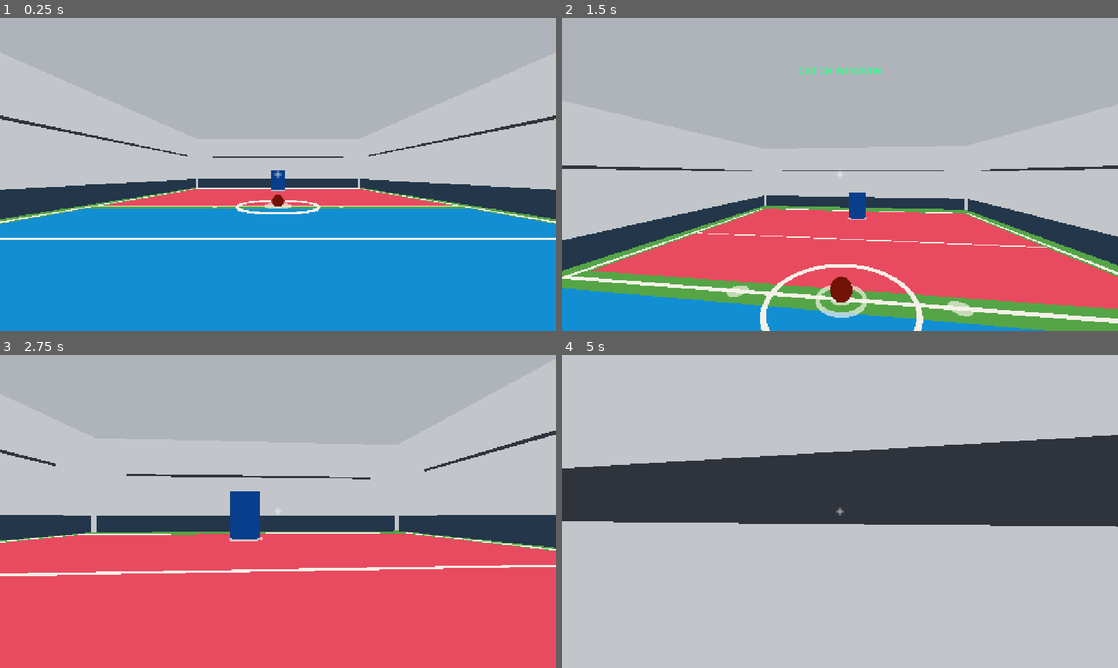
Above: before the commit, frames 1-4 (two rows, left to right).
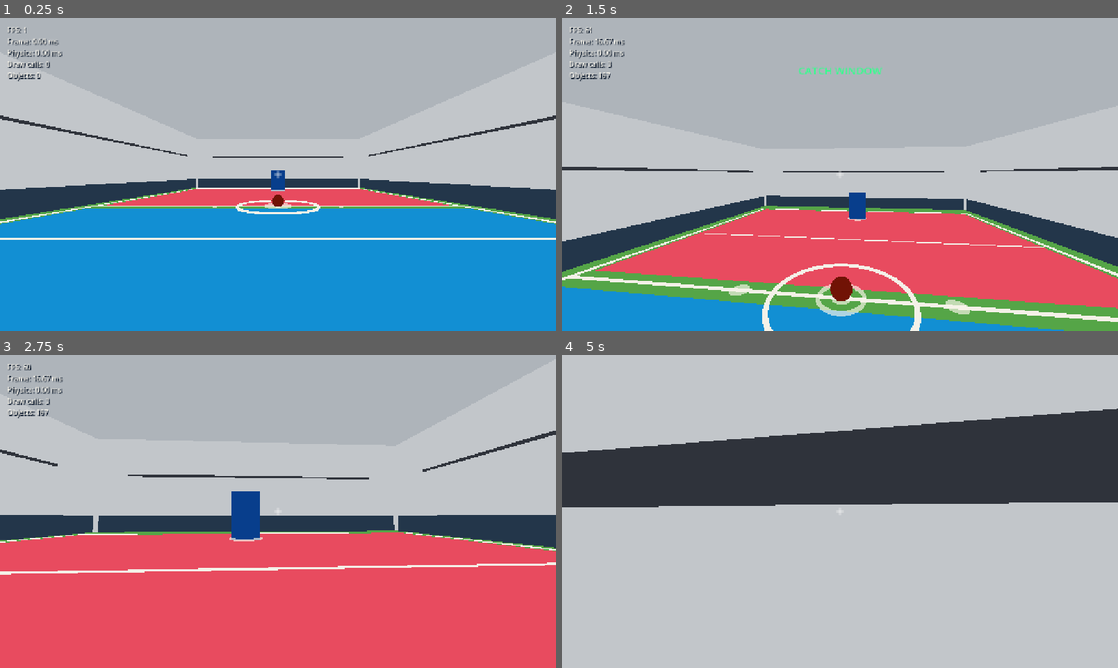
Above: after the commit, the same moments.

Repository: copley/dodgeball-fps
Game: Godot game, scene res://scenes/main.tscn
Same seed, same stepped clock (60 frames per second), same inputs: the game is played once before the commit and once after it.
Inputs (mouse positions are in pixels of both pictures, inside the frame that each line leads up to):
- Up to frame 1 (0.25 s): no input
- Up to frame 2 (1.5 s): tap Enter at 0.5 s; move the mouse to (867, 174) at 0.52 s; hold Space (jump) 0.53-1.28 s; hold W (move_forward) from 0.53 s (still down); move the mouse to (812, 174) at 1.27 s; right-click (812, 174) at 1.35 s
- Up to frame 3 (2.75 s): keep holding W (move_forward); tap Space (jump) at 1.52, 1.55, 1.82, 2.3 s; move the mouse to (289, 505) at 2.02 s; hold Ctrl (crouch) from 2.03 s (still down)
- Up to frame 4 (5 s): keep holding W (move_forward); move the mouse to (834, 517) at 2.77 s; release Ctrl (crouch) at 2.78 s; tap E (pickup_ball) at 2.85 s; tap Space (jump) at 3.02, 3.05, 3.32, 3.77, 3.8, 4.07, 4.52, 4.55, 4.82 s; move the mouse to (878, 514) at 3.52 s; hold Shift (sprint) 3.53-4.28 s; tap F3 (toggle_performance, bound only after the commit) at 4.15 s; move the mouse to (795, 508) at 4.27 s; click (795, 508) at 4.35 s

The runs differ from the first frame. In frame 1, 0.4% of the frame differs, in the area x 1-12%, y 2-21%; in frame 2, 3.6%; in frame 3, 1.9%; in frame 4, 13%, in the area x 0-100%, y 17-55%.

Commit message:
perf: add motion smoothing diagnostics

Diff:
--- a/project.godot
+++ b/project.godot
@@ -80,10 +80,15 @@
 "deadzone": 0.5,
 "events": [Object(InputEventKey,"physical_keycode":4194305)]
 }
+toggle_performance={
+"deadzone": 0.5,
+"events": [Object(InputEventKey,"physical_keycode":4194334)]
+}
 
 [physics]
 
 3d/physics_engine="Jolt Physics"
+common/physics_interpolation=true
 
 [rendering]
 
--- a/scenes/main.tscn
+++ b/scenes/main.tscn
@@ -117,6 +117,18 @@
 text = "DODGE RECHARGING"
 horizontal_alignment = 1
 
+[node name="PerformanceDiagnostics" type="Label" parent="UI"]
+offset_left = 16.0
+offset_top = 16.0
+offset_right = 248.0
+offset_bottom = 112.0
+theme_override_colors/font_color = Color(0.957, 0.945, 0.91, 1)
+theme_override_colors/font_shadow_color = Color(0.08, 0.13, 0.2, 0.9)
+theme_override_constants/shadow_offset_x = 2
+theme_override_constants/shadow_offset_y = 2
+theme_override_font_sizes/font_size = 16
+text = "PERFORMANCE"
+
 [node name="PauseOverlay" type="ColorRect" parent="UI"]
 visible = false
 process_mode = 3
@@ -193,7 +205,7 @@
 layout_mode = 2
 theme_override_colors/font_color = Color(0.957, 0.945, 0.91, 1)
 theme_override_font_sizes/font_size = 19
-text = "WASD — Move\nMouse — Aim / Look\nShift — Sprint\nCtrl — Crouch\nSpace — Jump\nLeft Mouse — Charge / Throw\nRight Mouse — Timed Catch\nE — Pick Up / Interact\nQ — Dodge Left\nF — Dodge Right\nR — Restart Round\nEscape — Pause Menu"
+text = "WASD — Move\nMouse — Aim / Look\nShift — Sprint\nCtrl — Crouch\nSpace — Jump\nLeft Mouse — Charge / Throw\nRight Mouse — Timed Catch\nE — Pick Up / Interact\nQ — Dodge Left\nF — Dodge Right\nR — Restart Round\nF3 — Performance Overlay\nEscape — Pause Menu"
 
 [node name="Back" type="Button" parent="UI/PauseOverlay/ControlsPanel"]
 custom_minimum_size = Vector2(0, 48)
--- a/scripts/ball.gd
+++ b/scripts/ball.gd
@@ -148,6 +148,7 @@
 	collision_layer = PHYSICAL_COLLISION_LAYER
 	collision_mask = PHYSICAL_COLLISION_MASK
 	global_transform = spawn_transform
+	reset_physics_interpolation()
 	linear_velocity = Vector3.ZERO
 	angular_velocity = Vector3.ZERO
 	freeze = false
--- a/scripts/main.gd
+++ b/scripts/main.gd
@@ -10,6 +10,7 @@
 @onready var round_result_label: Label = $UI/RoundResult
 @onready var catch_feedback_label: Label = $UI/CatchFeedback
 @onready var dodge_feedback_label: Label = $UI/DodgeFeedback
+@onready var performance_diagnostics_label: Label = $UI/PerformanceDiagnostics
 @onready var pause_overlay: Control = $UI/PauseOverlay
 @onready var pause_panel: VBoxContainer = $UI/PauseOverlay/PausePanel
 @onready var controls_panel: VBoxContainer = $UI/PauseOverlay/ControlsPanel
@@ -19,12 +20,15 @@
 var target: DodgeballTarget
 var target_eliminated: bool = false
 var gameplay_mouse_captured: bool = true
+var diagnostics_seconds_until_update: float = 0.0
+
+const DIAGNOSTICS_UPDATE_INTERVAL: float = 0.25
 
 
 func _ready() -> void:
 	player = PLAYER_SCENE.instantiate()
 	add_child(player)
-	player.global_transform = player_spawn.global_transform
+	player.reset_to(player_spawn.global_transform)
 	player.pickup_requested.connect(_on_pickup_requested)
 	player.catch_requested.connect(_on_catch_requested)
 	player.catch_window_changed.connect(_on_catch_window_changed)
@@ -40,7 +44,7 @@
 
 	target = TARGET_SCENE.instantiate()
 	add_child(target)
-	target.global_transform = target_spawn.global_transform
+	target.reset_to(target_spawn.global_transform)
 	target.eliminated.connect(_on_target_eliminated)
 	$UI/PauseOverlay/PausePanel/Resume.pressed.connect(close_pause_menu)
 	$UI/PauseOverlay/PausePanel/RestartRound.pressed.connect(_on_menu_restart)
@@ -48,9 +52,14 @@
 	$UI/PauseOverlay/PausePanel/QuitGame.pressed.connect(get_tree().quit)
 	$UI/PauseOverlay/ControlsPanel/Back.pressed.connect(_show_pause_options)
 	process_mode = Node.PROCESS_MODE_ALWAYS
+	_update_performance_diagnostics()
 
 
 func _unhandled_input(event: InputEvent) -> void:
+	if event.is_action_pressed("toggle_performance"):
+		performance_diagnostics_label.visible = not performance_diagnostics_label.visible
+		get_viewport().set_input_as_handled()
+		return
 	if event.is_action_pressed("pause_menu"):
 		if get_tree().paused:
 			close_pause_menu()
@@ -61,6 +70,26 @@
 	if not get_tree().paused and event.is_action_pressed("restart_round"):
 		restart_round()
 		get_viewport().set_input_as_handled()
+
+
+func _process(delta: float) -> void:
+	diagnostics_seconds_until_update -= delta
+	if diagnostics_seconds_until_update <= 0.0:
+		_update_performance_diagnostics()
+		diagnostics_seconds_until_update = DIAGNOSTICS_UPDATE_INTERVAL
+
+
+func _update_performance_diagnostics() -> void:
+	performance_diagnostics_label.text = (
+		"FPS: %d\nFrame: %.2f ms\nPhysics: %.2f ms\nDraw calls: %d\nObjects: %d"
+		% [
+			Engine.get_frames_per_second(),
+			Performance.get_monitor(Performance.TIME_PROCESS) * 1000.0,
+			Performance.get_monitor(Performance.TIME_PHYSICS_PROCESS) * 1000.0,
+			int(Performance.get_monitor(Performance.RENDER_TOTAL_DRAW_CALLS_IN_FRAME)),
+			int(Performance.get_monitor(Performance.RENDER_TOTAL_OBJECTS_IN_FRAME)),
+		]
+	)
 
 
 func open_pause_menu() -> void:
--- a/scripts/player.gd
+++ b/scripts/player.gd
@@ -223,6 +223,7 @@
 	dodge_direction = Vector3.ZERO
 	velocity = Vector3.ZERO
 	global_transform = new_spawn_transform
+	reset_physics_interpolation()
 	camera.rotation = Vector3.ZERO
 	camera.position.y = STANDING_CAMERA_HEIGHT
 	var capsule := collision_shape.shape as CapsuleShape3D
--- a/scripts/target.gd
+++ b/scripts/target.gd
@@ -25,6 +25,7 @@
 
 func reset_to(new_spawn_transform: Transform3D) -> void:
 	global_transform = new_spawn_transform
+	reset_physics_interpolation()
 	is_eliminated = false
 	collision_shape.set_deferred("disabled", false)
 	mesh.material_override = active_material
--- /dev/null
+++ b/tests/test_performance_smoothness.gd
@@ -0,0 +1,58 @@
+extends SceneTree
+
+const MAIN_SCENE: PackedScene = preload("res://scenes/main.tscn")
+
+var failures: int = 0
+
+
+func _initialize() -> void:
+	call_deferred("_run")
+
+
+func _run() -> void:
+	_expect(
+		ProjectSettings.get_setting("physics/common/physics_interpolation", false),
+		"physics interpolation is enabled"
+	)
+	_expect(InputMap.has_action("toggle_performance"), "F3 diagnostic action exists")
+	var main := MAIN_SCENE.instantiate()
+	root.add_child(main)
+	await process_frame
+	var label := main.performance_diagnostics_label as Label
+	_expect(label != null and label.visible, "performance overlay is visible by default")
+	main._update_performance_diagnostics()
+	_expect(label.text.contains("FPS:"), "overlay reports FPS")
+	_expect(label.text.contains("Frame:"), "overlay reports frame time")
+	_expect(label.text.contains("Physics:"), "overlay reports physics time")
+	_expect(label.text.contains("Draw calls:"), "overlay reports draw calls")
+	_expect(label.text.contains("Objects:"), "overlay reports rendered objects")
+	main._unhandled_input(_action_event("toggle_performance"))
+	_expect(not label.visible, "F3 hides the performance overlay")
+	main._unhandled_input(_action_event("toggle_performance"))
+	_expect(label.visible, "F3 restores the performance overlay")
+	_expect(main.player.normal_speed == 7.0, "normal gameplay speed is unchanged")
+	_expect(main.player.jump_velocity == 6.5, "jump gameplay value is unchanged")
+	_expect(main.get_node_or_null("Court/CourtGraphics") != null, "court design remains present")
+	main.queue_free()
+	await process_frame
+	if failures == 0:
+		print("PASS: performance diagnostics and smoothing suite")
+		quit(0)
+	else:
+		push_error("%d performance test assertion(s) failed" % failures)
+		quit(1)
+
+
+func _action_event(action: StringName) -> InputEventAction:
+	var event := InputEventAction.new()
+	event.action = action
+	event.pressed = true
+	return event
+
+
+func _expect(condition: bool, message: String) -> void:
+	if condition:
+		print("PASS: ", message)
+	else:
+		failures += 1
+		push_error("FAIL: " + message)
Not shown, added: tests/test_performance_smoothness.gd.uid
Not shown, changed: README.md
Not shown, changed: docs/ARCHITECTURE.md
Not shown, changed: docs/MILESTONES.md
Not shown, changed: docs/SPEC.md
Not shown, changed: docs/TASKS.md
Not shown, changed: docs/TESTING.md
